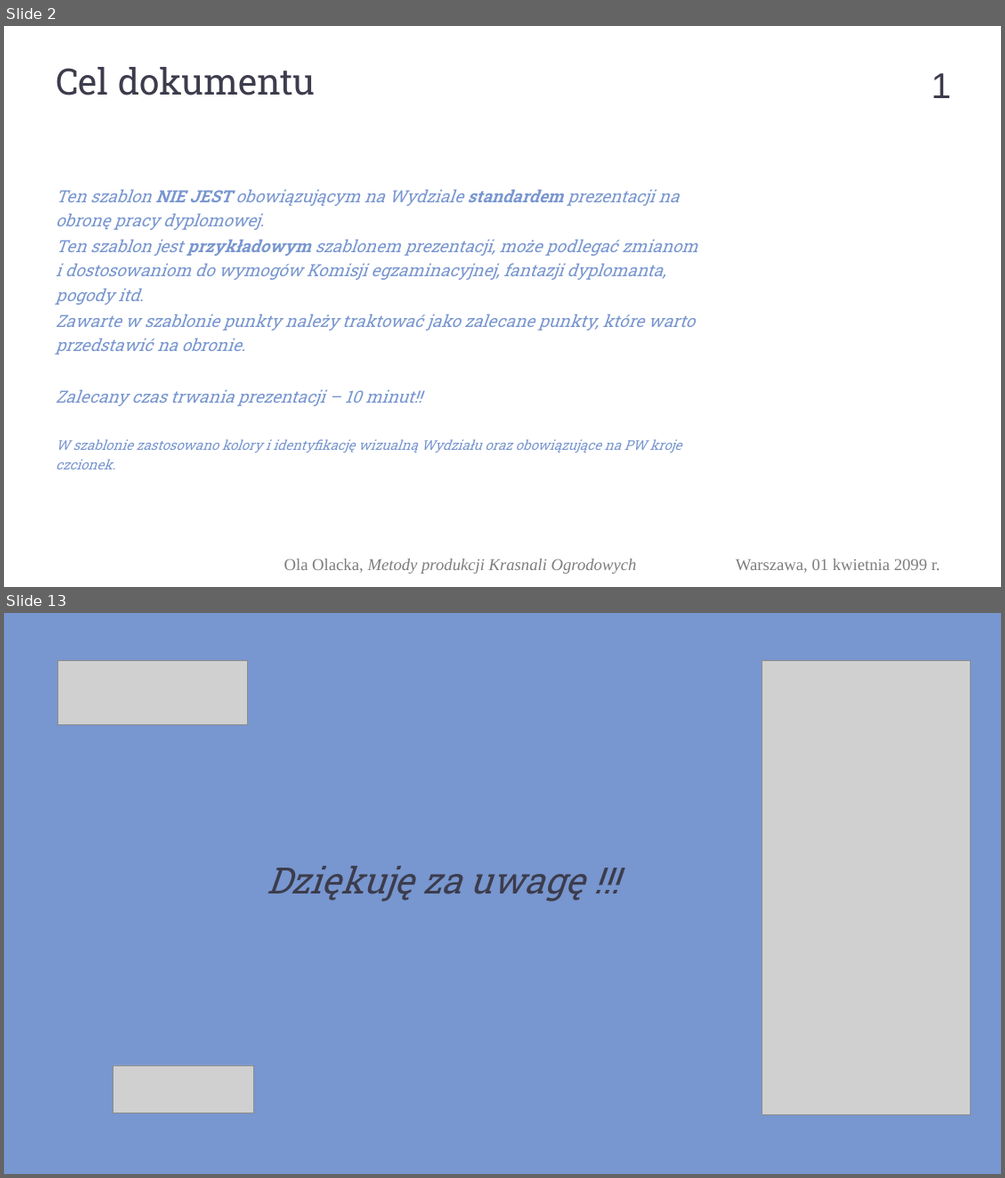
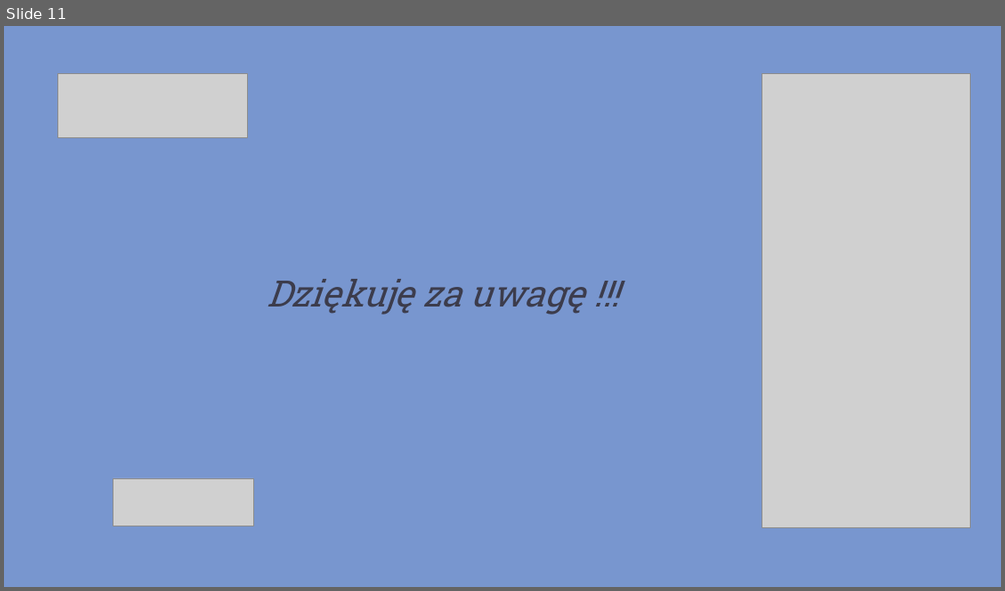
Before and after one commit to piotrHeinzelman/inz, a slide deck: _Prezentacja_/PD_203 Prezentacja_obrona_pracy.pptx. Shown one above the other, each under a label of ours: slides 2 and 13 before the commit, slide 11 after it; the slides between them are not shown. The pictures are 1005x1178 and 1005x591 pixels, drawn with LibreOffice and Linux fonts; fonts in the diff are those of the drawing; grey boxes stand for pictures; background and template pictures are left out. Boxes give left, top, right and bottom in pixels: in the first picture for what was removed or moved away, otherwise in the second. Text is boxed around its words. In the diff, an @@ line names an element or a change of style, - is before the commit and + after.

```diff
--- a/_Prezentacja_/PD_203 Prezentacja_obrona_pracy.pptx
+++ b/_Prezentacja_/PD_203 Prezentacja_obrona_pracy.pptx
@@ slide 2 removed at <box>4,26,1001,587</box>, background #FFFFFF @@
@@ text removed at <box>56,67,316,95</box> @@
-Cel dokumentu
@@ page number removed at <box>931,73,951,98</box> @@
-1
@@ text removed at <box>56,189,697,469</box> @@
-Ten szablon NIE JEST obowiązującym na Wydziale standardem prezentacji na obronę pracy dyplomowej.
-Ten szablon jest przykładowym szablonem prezentacji, może podlegać zmianom i dostosowaniom do wymogów Komisji egzaminacyjnej, fantazji dyplomanta, pogody itd.
-Zawarte w szablonie punkty należy traktować jako zalecane punkty, które warto przedstawić na obronie.
-Zalecany czas trwania prezentacji – 10 minut!!
-W szablonie zastosowano kolory i identyfikację wizualną Wydziału oraz obowiązujące na PW kroje czcionek.
@@ text removed at <box>284,558,637,573</box> @@
-Ola Olacka, Metody produkcji Krasnali Ogrodowych
@@ text removed at <box>736,558,940,572</box> @@
-Warszawa, 01 kwietnia 2099 r.
@@ what was slide 13 is now slide 11 @@
```
Also in this commit, not shown: 3 slides changed, 7 slides added, 8 other slides removed, 19 other files.
